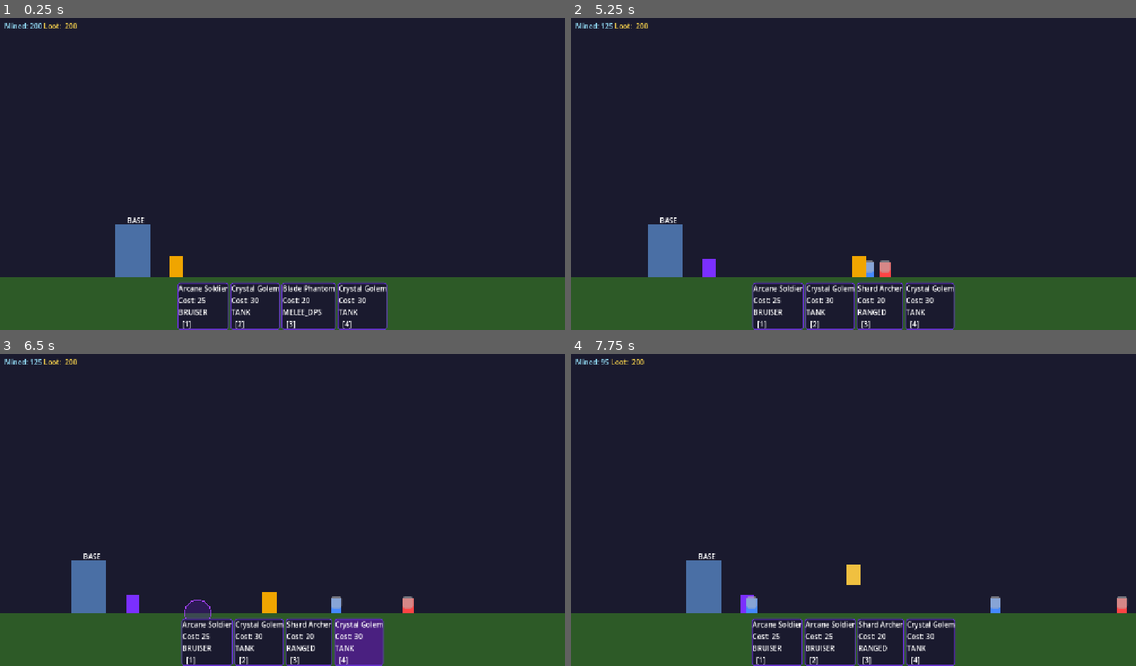
Above: before the commit, frames 1-4 (two rows, left to right).
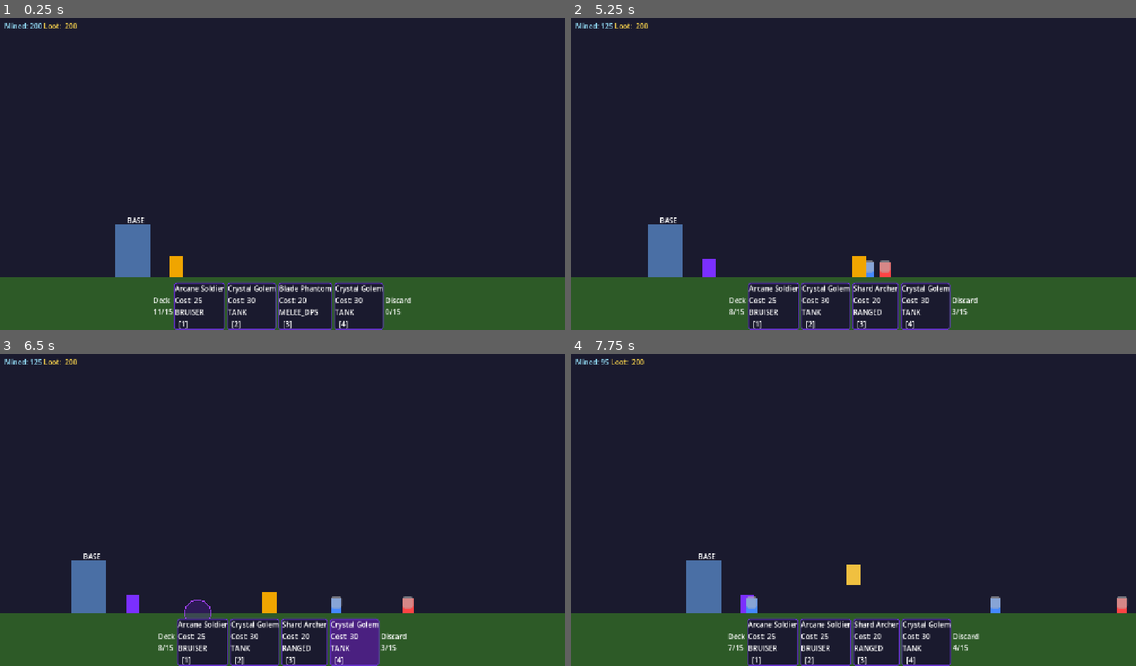
Above: after the commit, the same moments.

Repository: Saebeas/Simplespire
Game: Godot game, scene res://levels/main_game.tscn
Same seed, same stepped clock (60 frames per second), same inputs: the game is played once before the commit and once after it.
Inputs (mouse positions are in pixels of both pictures, inside the frame that each line leads up to):
- Up to frame 1 (0.25 s): no input
- Up to frame 2 (5.25 s): tap Enter at 0.5 s; move the mouse to (977, 155) at 0.52 s; hold D (move_right) 0.53-2.03 s; tap 1 at 0.6, 3.6 s; click (977, 155) at 0.67 s; tap W (move_up) at 0.77, 1.52, 3.02, 3.77, 4.52 s; move the mouse to (740, 186) at 1.27 s; tap 2 at 1.35, 4.35 s; move the mouse to (910, 102) at 2.02 s; hold A (move_left) 2.03-2.78 s; tap 3 at 2.1, 5.1 s; move the mouse to (825, 236) at 2.77 s; hold D (move_right) 2.78-4.28 s; tap 4 at 2.85 s; click (825, 236) at 2.92 s; move the mouse to (1023, 217) at 3.52 s; move the mouse to (684, 124) at 4.27 s; hold A (move_left) 4.28-5.03 s; move the mouse to (881, 170) at 5.02 s; hold D (move_right) from 5.03 s (still down); click (881, 170) at 5.17 s
- Up to frame 3 (6.5 s): move the mouse to (197, 428) at 5.77 s; release D (move_right) at 5.78 s; hold A (move_left) from 5.78 s (still down); tap 4 at 5.85 s; tap W (move_up) at 6.02 s
- Up to frame 4 (7.75 s): move the mouse to (977, 491) at 6.52 s; tap 1 at 6.6 s; tap W (move_up) at 6.77, 7.52 s; move the mouse to (740, 522) at 7.27 s; release A (move_left) at 7.28 s; hold D (move_right) from 7.28 s (still down); tap 2 at 7.35 s; click (740, 522) at 7.42 s

The runs differ from the first frame. In frame 1, 2.2% of the frame differs, in the area x 27-73%, y 84-100%; in frame 2, 2.3%, in the area x 28-72%, y 84-100%; in frame 3, 2.2%; in frame 4, 2.3%.

Commit message:
card counters

Diff:
--- a/ui/card_hand_ui.gd
+++ b/ui/card_hand_ui.gd
@@ -5,7 +5,8 @@
 const SLOT_COUNT: int = 4
 
 var _slots: Array = []  # Array of CardSlotUI nodes
-
+@onready var deck_counter: Label = $DeckCounter
+@onready var discard_counter: Label = $DiscardCounter
 
 func _ready() -> void:
 	var slots := []
@@ -22,6 +23,11 @@
 	EventBus.summon_reticle_cancelled.connect(_on_reticle_cancelled)
 	EventBus.insufficient_resources.connect(_on_insufficient_resources)
 
+func _update_counters() -> void:
+	var total: int = CardManager.deck.size() + CardManager.discard.size() + CardManager.get_hand().reduce(func(count, card): return count + (1 if card != null else 0), 0)
+	deck_counter.text = "Deck\n%d/%d" % [CardManager.deck.size(), total]
+	discard_counter.text = "Discard\n%d/%d" % [CardManager.discard.size(), total]
+
 func setup_slots(slots: Array) -> void:
 	_slots = slots
 	_refresh_all()
@@ -32,13 +38,14 @@
 	for i in range(_slots.size()):
 		_slots[i].set_card(hand[i])
 		_slots[i].set_active(false)
-
+	_update_counters()
 
 func _on_card_drawn(_card: Resource, slot: int) -> void:
 	if slot >= _slots.size():
 		return
 	_slots[slot].set_card(_card)
 	_slots[slot].set_active(false)
+	_update_counters()
 
 
 func _on_card_played(_card: Resource, slot: int, _mode: int) -> void:
@@ -46,6 +53,7 @@
 		return
 	_slots[slot].set_card(null)
 	_slots[slot].set_active(false)
+	_update_counters()
 
 
 func _on_reticle_activated(hand_index: int) -> void:
--- a/ui/card_hand_ui.tscn
+++ b/ui/card_hand_ui.tscn
@@ -7,6 +7,9 @@
 offset_right = 40.0
 offset_bottom = 40.0
 script = ExtResource("1_5o0sv")
+
+[node name="DeckCounter" type="Label" parent="." unique_id=2059372726]
+layout_mode = 2
 
 [node name="CardSlotUI" parent="." unique_id=1524259830 instance=ExtResource("2_m0g74")]
 layout_mode = 2
@@ -19,3 +22,6 @@
 
 [node name="CardSlotUI4" parent="." unique_id=842697943 instance=ExtResource("2_m0g74")]
 layout_mode = 2
+
+[node name="DiscardCounter" type="Label" parent="." unique_id=708750281]
+layout_mode = 2
